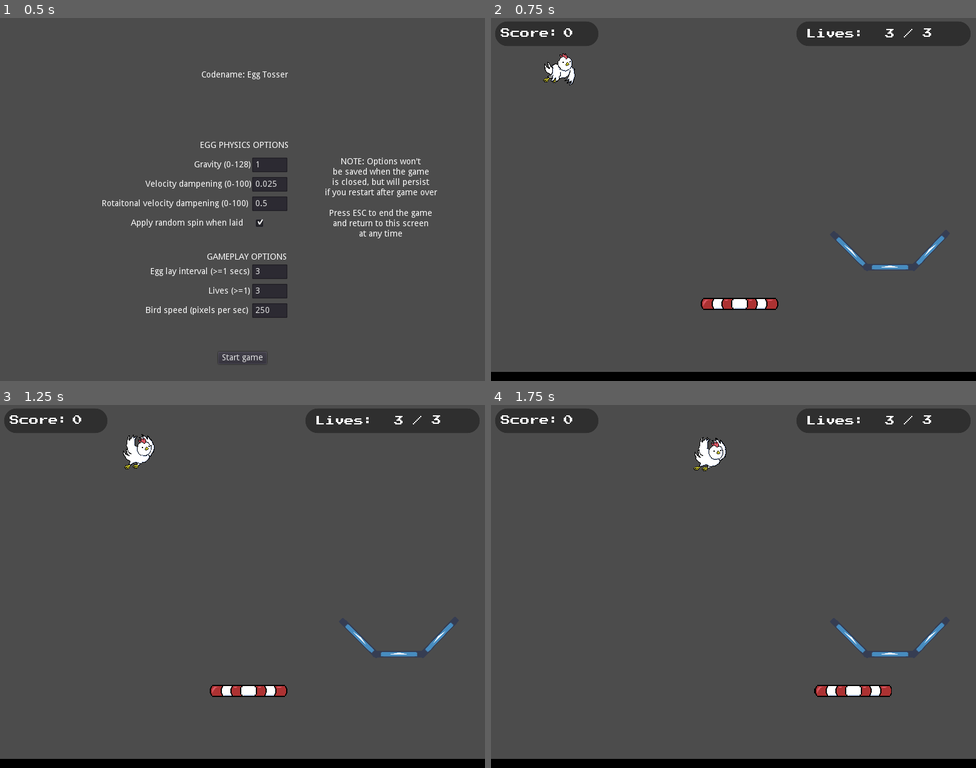
Above: before the commit, frames 1-4 (two rows, left to right).
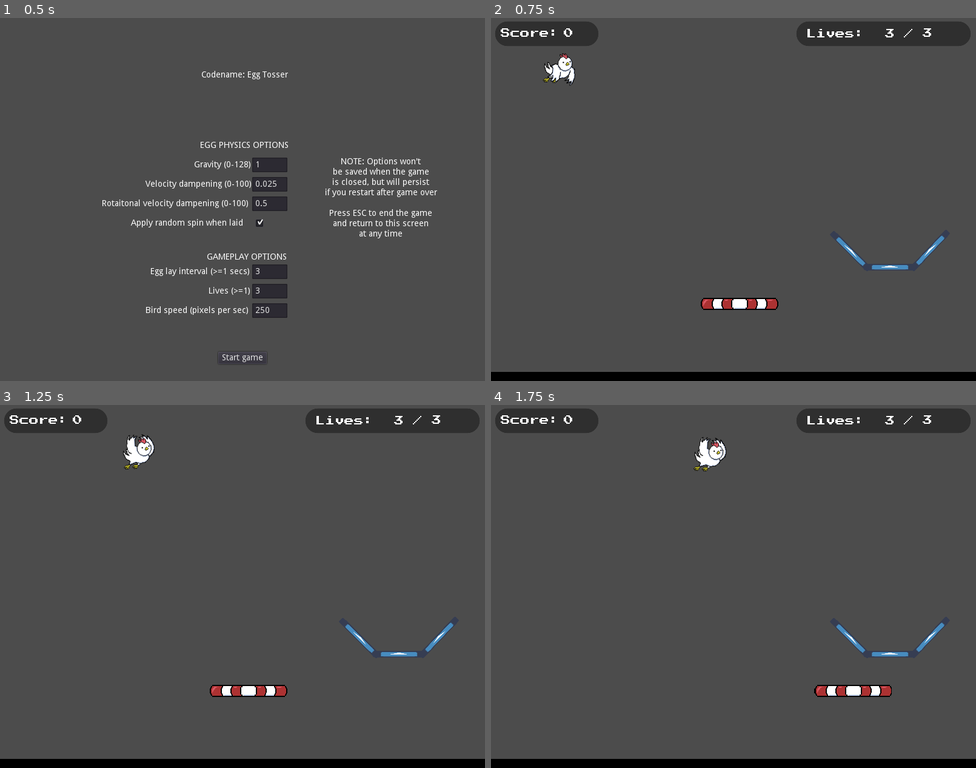
Above: after the commit, the same moments.

Repository: thatnick/fragile
Game: Godot game, scene res://scenes/debug_options.tscn
Same seed, same stepped clock (60 frames per second), same inputs: the game is played once before the commit and once after it. The engine's default icon, where the game draws it, is replaced by a stand-in: a white triangle on a blue panel in a dark square.
Inputs:
- Up to frame 1 (0.5 s): no input
- Up to frame 2 (0.75 s): click "Start game" at 0.5 s
- Up to frame 3 (1.25 s): no input
- Up to frame 4 (1.75 s): hold Right (ui_right) from 1.28 s (still down)

Frame 1 is identical in both runs. In frame 2, 0.1% of the frame differs, in the area x 10-18%, y 9-19%; in frame 3, 0.1%; in frame 4, 0.1%, in the area x 41-49%, y 8-19%.

Commit message:
Add a Chick scene that flies away when hatched Add an egg shell anim to Egg that is left when chick takes off

Diff:
--- /dev/null
+++ b/scenes/chick.tscn
@@ -0,0 +1,21 @@
+[gd_scene load_steps=6 format=2]
+
+[ext_resource path="res://sprites/chick_flap_1.png" type="Texture" id=1]
+[ext_resource path="res://sprites/chick_flap_3.png" type="Texture" id=2]
+[ext_resource path="res://sprites/chick_flap_2.png" type="Texture" id=3]
+[ext_resource path="res://scripts/chick.gd" type="Script" id=4]
+
+[sub_resource type="SpriteFrames" id=1]
+animations = [ {
+"frames": [ ExtResource( 1 ), ExtResource( 3 ), ExtResource( 2 ) ],
+"loop": true,
+"name": "default",
+"speed": 5.0
+} ]
+
+[node name="Chick" type="Node2D"]
+script = ExtResource( 4 )
+
+[node name="AnimatedSprite" type="AnimatedSprite" parent="."]
+frames = SubResource( 1 )
+playing = true
--- a/scenes/egg.tscn
+++ b/scenes/egg.tscn
@@ -2,7 +2,7 @@
 
 [ext_resource path="res://scripts/egg.gd" type="Script" id=1]
 [ext_resource path="res://sprites/egg_1.png" type="Texture" id=2]
-[ext_resource path="res://sprites/chick.png" type="Texture" id=3]
+[ext_resource path="res://sprites/egg_4.png" type="Texture" id=3]
 [ext_resource path="res://sprites/egg_2.png" type="Texture" id=4]
 [ext_resource path="res://sprites/egg_3.png" type="Texture" id=5]
 [ext_resource path="res://sprites/splat.png" type="Texture" id=6]
@@ -34,7 +34,7 @@
 }, {
 "frames": [ ExtResource( 3 ) ],
 "loop": true,
-"name": "chick",
+"name": "hatched",
 "speed": 5.0
 } ]
 
--- /dev/null
+++ b/scripts/chick.gd
@@ -0,0 +1,9 @@
+extends Node2D
+
+var speed = 100
+
+func _process(delta):
+	var velocity = Vector2(0, -1) * speed
+	position += velocity * delta
+
+	# TODO queue free when left the screen
--- a/scripts/egg.gd
+++ b/scripts/egg.gd
@@ -1,6 +1,7 @@
 class_name Egg
 extends RigidBody2D
 
+const CHICK = preload("res://scenes/chick.tscn")
 const LIVES_LOST_VALUE: int = 1
 const SCORE_VALUE: int = 1
 const HATCH_WAIT_TIME = 15
@@ -12,6 +13,7 @@
 
 onready var previous_hatch_wait_time = $HatchTimer.wait_time
 onready var manager = get_node("/root/Manager")
+onready var game_scene = get_node("/root/Game")
 
 func _ready():
 	# DEBUG set debug options
@@ -53,13 +55,22 @@
 func hatch():
 	hatched = true
 	manager.score += SCORE_VALUE
-	$AnimatedSprite.animation = "chick"
-	# stop chick from moving
-	set_deferred("mode", MODE_STATIC)
-	# if egg hatches in mid air, disable collisions
-	if !in_nest:
+	$AnimatedSprite.animation = "hatched"
+	spawn_chick()
+	# stop chick from moving if it hatched in the nest
+	if in_nest:
+		set_deferred("mode", MODE_STATIC)
+	# but if egg hatches in mid air, disable collisions and let it fall to floor
+	# TODO reenable collisions but use layers so the shell hits the floor but
+	# not the paddle or anything else
+	else:
 		$EggShapeTop.set_deferred("disabled", true)
 		$EggShapeBottom.set_deferred("disabled", true)
+
+func spawn_chick():
+	var chick = CHICK.instance()
+	chick.position = position
+	game_scene.add_child(chick)
 
 # this is set from the Nest scene
 func set_in_nest(new_value):
@@ -70,5 +81,6 @@
 		previous_hatch_wait_time = $HatchTimer.time_left
 		$HatchTimer.start(NEST_HATCH_WAIT_TIME)
 	# the egg bounced out, set the timer back to what it was before the egg fell in the nest
+	# TODO don't think this is working right
 	elif !in_nest && !hatched:
 		$HatchTimer.start(previous_hatch_wait_time)
Renamed: sprites/chick.png -> sprites/chick_flap_1.png
Not shown, changed: sprites/chick_flap_1.png.import
Binary file added: sprites/chick_flap_2.png
Not shown, changed: sprites/chick_flap_2.png.import
Binary file added: sprites/chick_flap_3.png
Not shown, changed: sprites/chick_flap_3.png.import
Binary file added: sprites/egg_4.png
Not shown, changed: sprites/egg_4.png.import
